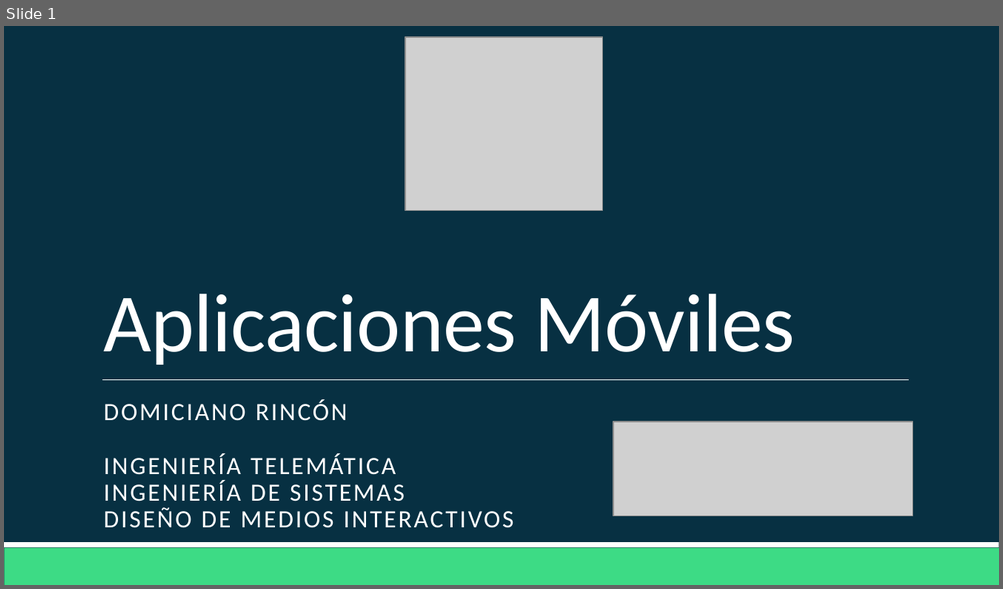
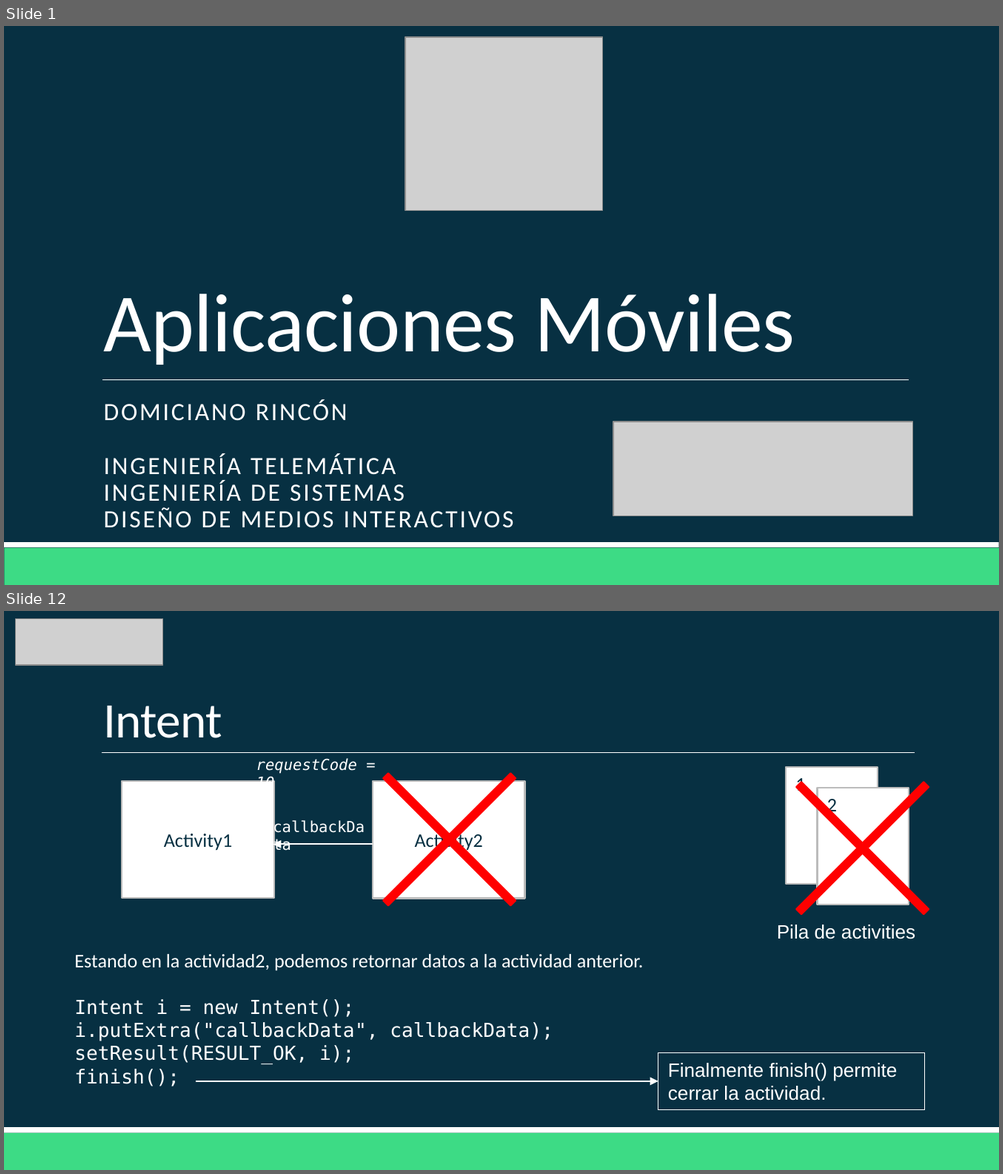
Before and after one commit to Domiciano/AppMoviles201, a slide deck: Clase3/Clase 3.pptx. Shown one above the other, each under a label of ours: slide 1 before the commit, slides 1 and 12 after it; the slides between them are not shown. The pictures are 1003x589 and 1003x1174 pixels, drawn with LibreOffice and Linux fonts; fonts in the diff are those of the drawing; grey boxes stand for pictures. Boxes give left, top, right and bottom in pixels: in the first picture for what was removed or moved away, otherwise in the second. Text is boxed around its words. In the diff, an @@ line names an element or a change of style, - is before the commit and + after.

```diff
--- a/Clase3/Clase 3.pptx
+++ b/Clase3/Clase 3.pptx
@@ slide 12 added at box(4, 611, 999, 1170), background #073042; not listed: 2 template elements that a slide beside it also shows @@
@@ picture added at box(16, 619, 163, 666) @@
@@ title added at box(103, 706, 222, 738), 36 pt, text #FFFFFF @@
+Intent
@@ cross added at box(327, 718, 572, 962), fill #FF0000, outline #FF0000 1.25 pt @@
@@ cross added at box(740, 726, 984, 970), fill #FF0000, outline #FF0000 1.25 pt @@
@@ line added from (102, 753) to (914, 753), #FFFFFF 0.5 pt @@
@@ text added at box(256, 758, 357, 792), 11 pt, text #FFFFFF, italic @@
+requestCode = 10
@@ rectangle added at box(122, 781, 275, 898), fill #FFFFFF, outline #BDBDBD 1.25 pt, 14 pt, text #073042 @@
+Activity1
@@ rectangle added at box(373, 781, 525, 898), fill #FFFFFF, outline #BDBDBD 1.25 pt, 14 pt, text #073042 @@
+Activity2
@@ rectangle added at box(785, 767, 877, 885), fill #FFFFFF, outline #BDBDBD 1.25 pt, 14 pt, text #073042 @@
+1
@@ rectangle added at box(817, 788, 908, 906), fill #FFFFFF, outline #BDBDBD 1.25 pt, 14 pt, text #073042 @@
+2
@@ text added at box(264, 813, 384, 842), 11 pt, text #FFFFFF @@
+callbackData
@@ arrow added from (373, 845) to (273, 845), #FFFFFF 1 pt @@
@@ text added at box(777, 925, 915, 940), 14 pt, text #FFFFFF @@
+Pila de activities
@@ text added at box(74, 954, 643, 1087), 14 pt, text #FFFFFF @@
+Estando en la actividad2, podemos retornar datos a la actividad anterior.
+Intent i = new Intent();
+i.putExtra("callbackData", callbackData);
+setResult(RESULT_OK, i);
+finish();
@@ rectangle added at box(657, 1054, 924, 1111), outline #FFFFFF 0.75 pt, 14 pt, text #FFFFFF @@
+Finalmente finish() permite cerrar la actividad.
@@ arrow added from (196, 1082) to (657, 1082), #FFFFFF 1 pt @@
```
Also in this commit, not shown: 1 slide changed, 22 other slides added, 8 other files.
